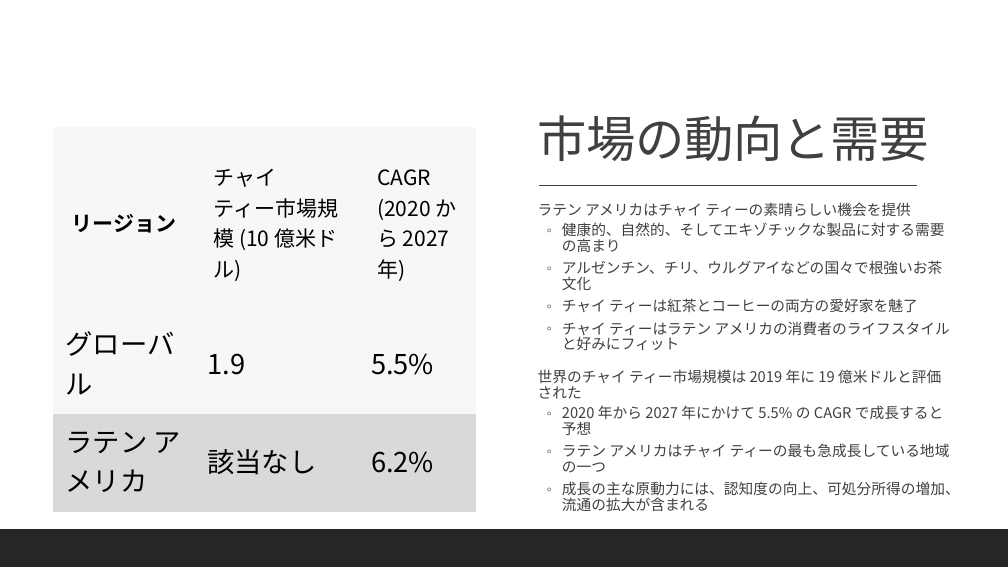
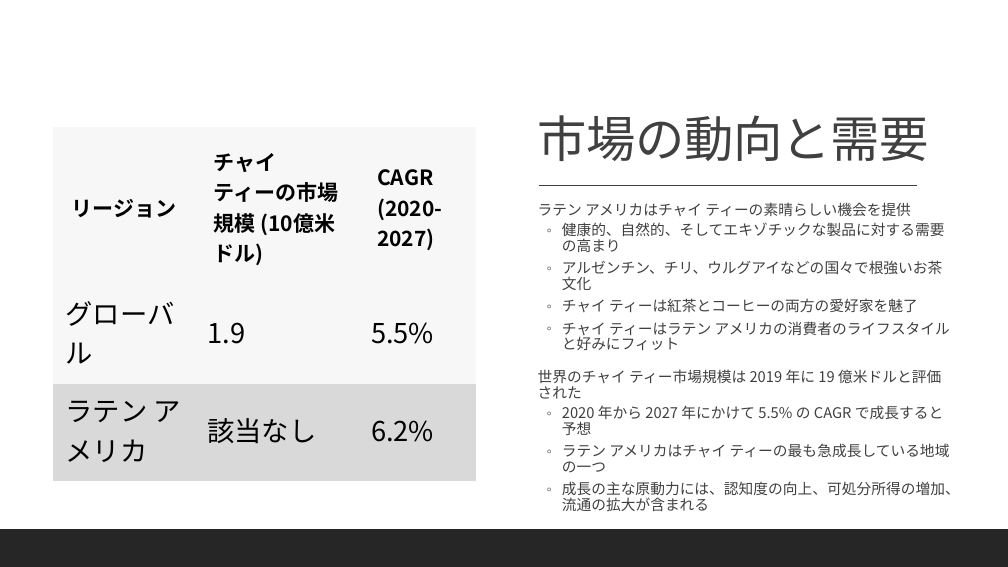
Before and after one commit to MicrosoftLearning/MS-4004-Empower-workforce-copilot-use-cases.ja-jp, a slide deck: slide 7 of ResourceFiles/Mystic Spice Premium Chai Market Analysis Presentation.pptx. Drawn at 1008x567 pixels with LibreOffice and Linux fonts; fonts in the diff are those of the drawing. Boxes give left, top, right and bottom in pixels: in the first picture for what was removed or moved away, otherwise in the second. Text is boxed around its words. In the diff, an @@ line names an element or a change of style, - is before the commit and + after.

```diff
--- a/ResourceFiles/Mystic Spice Premium Chai Market Analysis Presentation.pptx
+++ b/ResourceFiles/Mystic Spice Premium Chai Market Analysis Presentation.pptx
@@ table at [53,128,476,466] @@
-row 1, column 2: チャイ ティー市場規模 (10 億米ドル)
+row 1, column 2: チャイ ティーの市場規模 (10億米ドル)
-row 1, column 3: CAGR (2020 から 2027 年)
+row 1, column 3: CAGR (2020-2027)
```
Also in this commit, not shown: 5 other slides changed, 31 other files.
